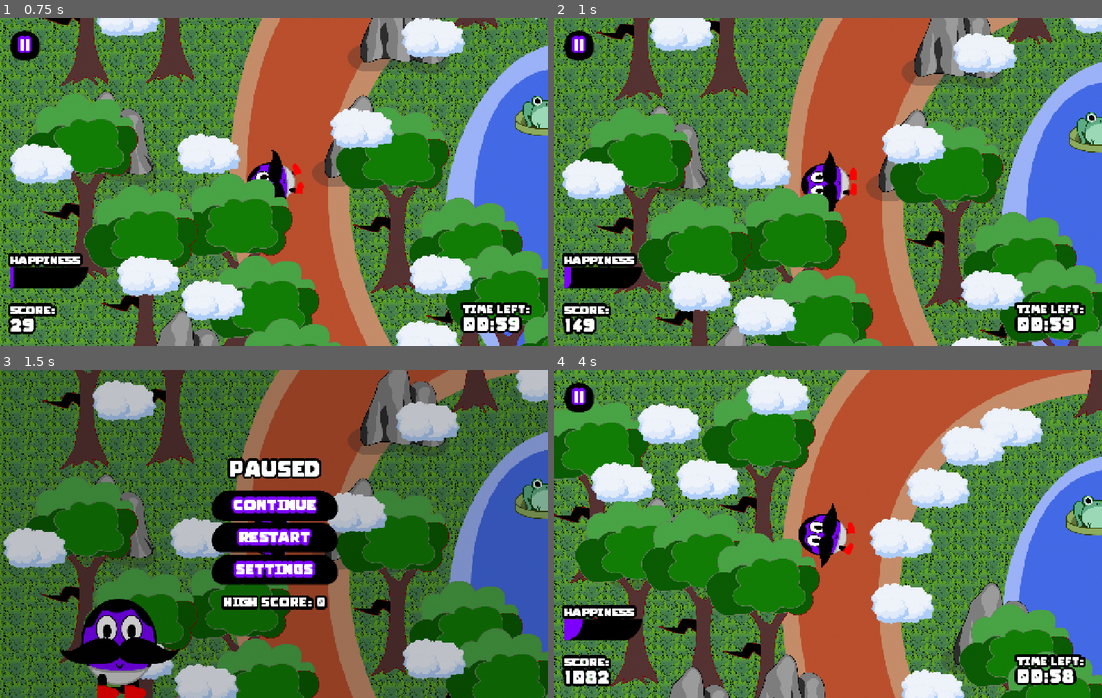
Above: before the commit, frames 1-4 (two rows, left to right).
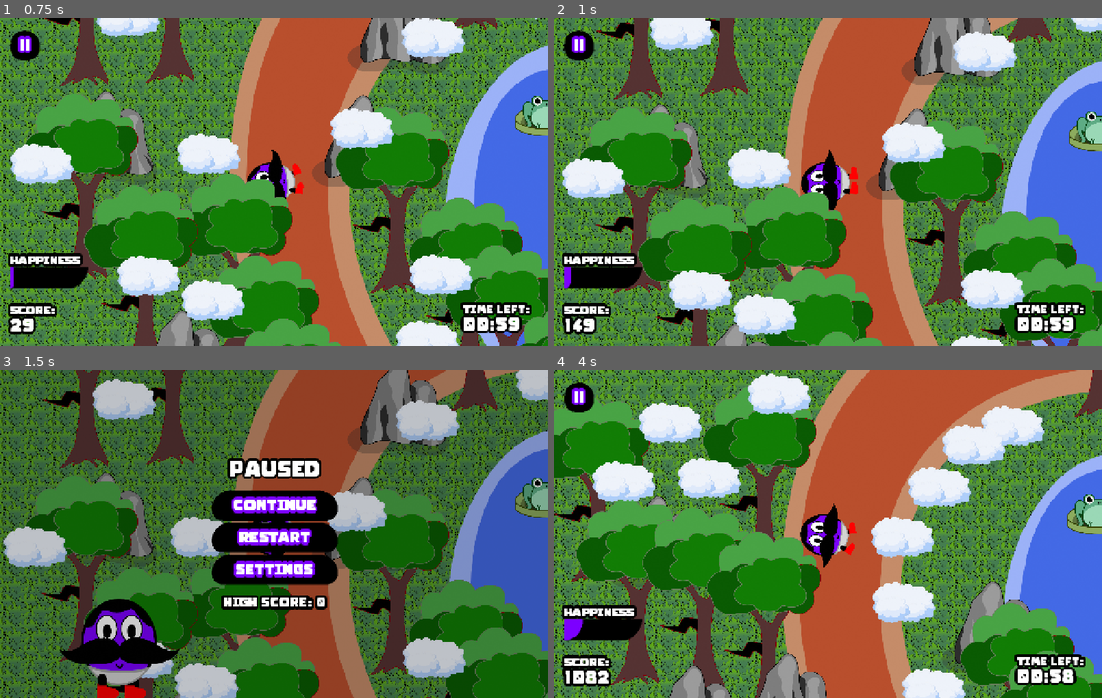
Above: after the commit, the same moments.

Repository: HyperGameDev/im-walking-here
Game: Godot game, scene res://scenes/main_scene.tscn
Same seed, same stepped clock (60 frames per second), same inputs: the game is played once before the commit and once after it.
Inputs (mouse positions are in pixels of both pictures, inside the frame that each line leads up to):
- Up to frame 1 (0.75 s): click "PLAY" at 0.5 s
- Up to frame 2 (1 s): no input
- Up to frame 3 (1.5 s): click "||" at 1.25 s
- Up to frame 4 (4 s): click "RESTART" at 2 s; click "PLAY" at 2.75 s; click (1101, 494) at 3.5 s

Frame 1 is identical in both runs. In frame 2, 16% of the frame differs, in the area x 0-100%, y 0-100%; in frame 3, 14%; in frame 4, 19%.

Commit message:
Fixed score increase on game over; path adjustments

Diff:
--- a/scenes/main_scene.tscn
+++ b/scenes/main_scene.tscn
@@ -13,9 +13,9 @@
 
 [sub_resource type="Curve2D" id="Curve2D_0e48y"]
 _data = {
-"points": PackedVector2Array(27.3131, 125.508, -27.3131, -12 …(81 unchanged characters)… 47, -219.537, 96.779, 219.537, -96.779, 97.8212, -1517.05, -248.221, -11.4125, 248.221, 11.4125, 1920.82, -1548.05, -319.549, -128.39, 319.549, 128.39, 3638.82, -1654.05, -11.4125, -402.29, 11.4125, 402.29, 4456.82, -161.047, 276.752, -219.69, -276.752, 219.69, 3746.82, 1338.95, 581.996, 18.0032, -581.996, -18.0032, 2091.82, 1797.95, 311.744, 251.258, -311.744, -251.258, 131.821, 1091.95, 74.8694, 202.023, -74.8694, -202.023, -426.179, 210.953, 1.50263, 0.751315, -1.50263, -0.751315, -537.179, -445.047, 0, 0, 0, 0, -538.179, -446.047)
+"points": PackedVector2Array(27.3131, 125.508, -27.3131, -12 …(81 unchanged characters)… 47, -219.537, 96.779, 219.537, -96.779, 264.821, -1584.05, -255.816, 26.5625, 255.816, -26.5625, 1829.82, -1598.05, -182.28, 47.4687, 182.28, -47.4687, 2775.82, -1729.05, -319.549, -128.39, 319.549, 128.39, 3672.82, -1597.05, -41.6317, -66.4335, 41.6317, 66.4335, 4147.82, -1161.05, -11.4125, -402.29, 11.4125, 402.29, 4416.82, -228.047, 276.752, -219.69, -276.752, 219.69, 3706.82, 1283.95, 581.996, 18.0032, -581.996, -18.0032, 2087.82, 1681.95, 289.358, 255.735, -289.358, -255.735, 196.821, 1015.95, 74.8694, 202.023, -74.8694, -202.023, -394.179, 171.953, 1.50263, 0.751315, -1.50263, -0.751315, -537.179, -445.047, 0, 0, 0, 0, -538.179, -446.047)
 }
-point_count = 12
+point_count = 14
 
 [sub_resource type="TileSetAtlasSource" id="TileSetAtlasSource_c1pb6"]
 texture = ExtResource("8_18nlu")
--- a/scripts/path.gd
+++ b/scripts/path.gd
@@ -28,4 +28,6 @@
 	tween.finished.connect(_on_path_tween_finished)
 
 func _on_path_tween_finished() -> void:
+	UI.ref.stop_score = true
+	await get_tree().create_timer(.2).timeout
 	Main_Menu.ref.update_menu_state.emit(Main_Menu.ref.menu_states.GAME_OVER)
--- a/scripts/ui.gd
+++ b/scripts/ui.gd
@@ -6,6 +6,8 @@
 @onready var label_score: Label = %Label_Score_Value
 @onready var label_time: Label = %Label_Time_Value
 @onready var button_pause: Button = %Button_Pause
+
+var stop_score: bool = false
 
 func _init() -> void:
 	ref = self
@@ -35,9 +37,9 @@
 	progress_happiness.value += amount
 
 func update_score() -> void:
+	if not stop_score:
+		progress_happiness.value += GameManager.happiness_factor
 
-	progress_happiness.value += GameManager.happiness_factor
-
-	var new_score: int = GameManager.score + progress_happiness.value * GameManager.score_mult
-	var tween: Tween = create_tween()
-	tween.tween_property(GameManager,"score",new_score,.2)
+		var new_score: int = GameManager.score + progress_happiness.value * GameManager.score_mult
+		var tween: Tween = create_tween()
+		tween.tween_property(GameManager,"score",new_score,.2)
